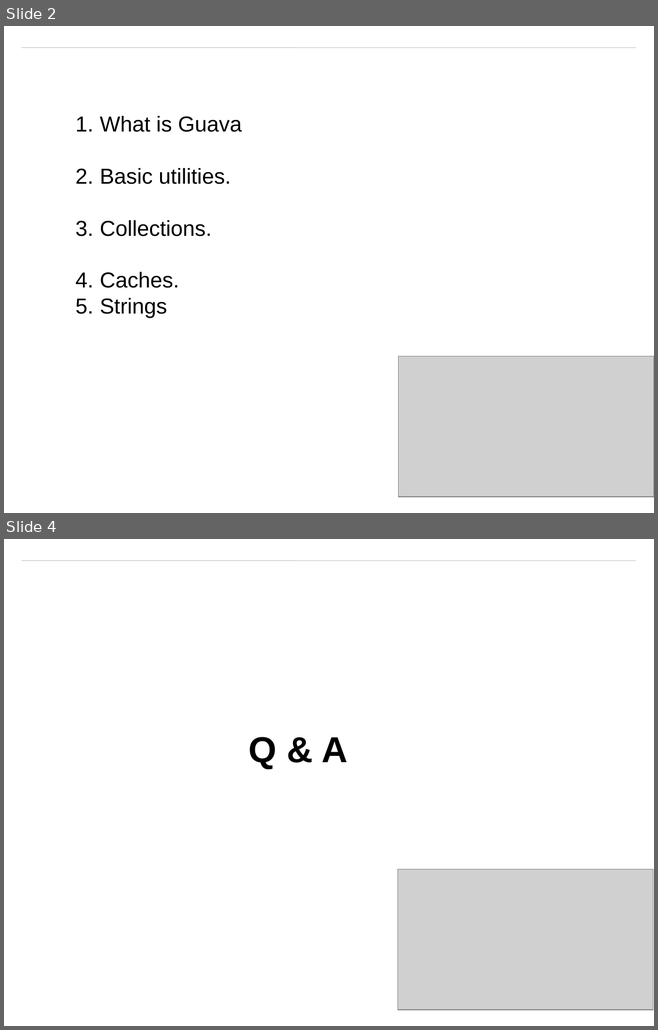
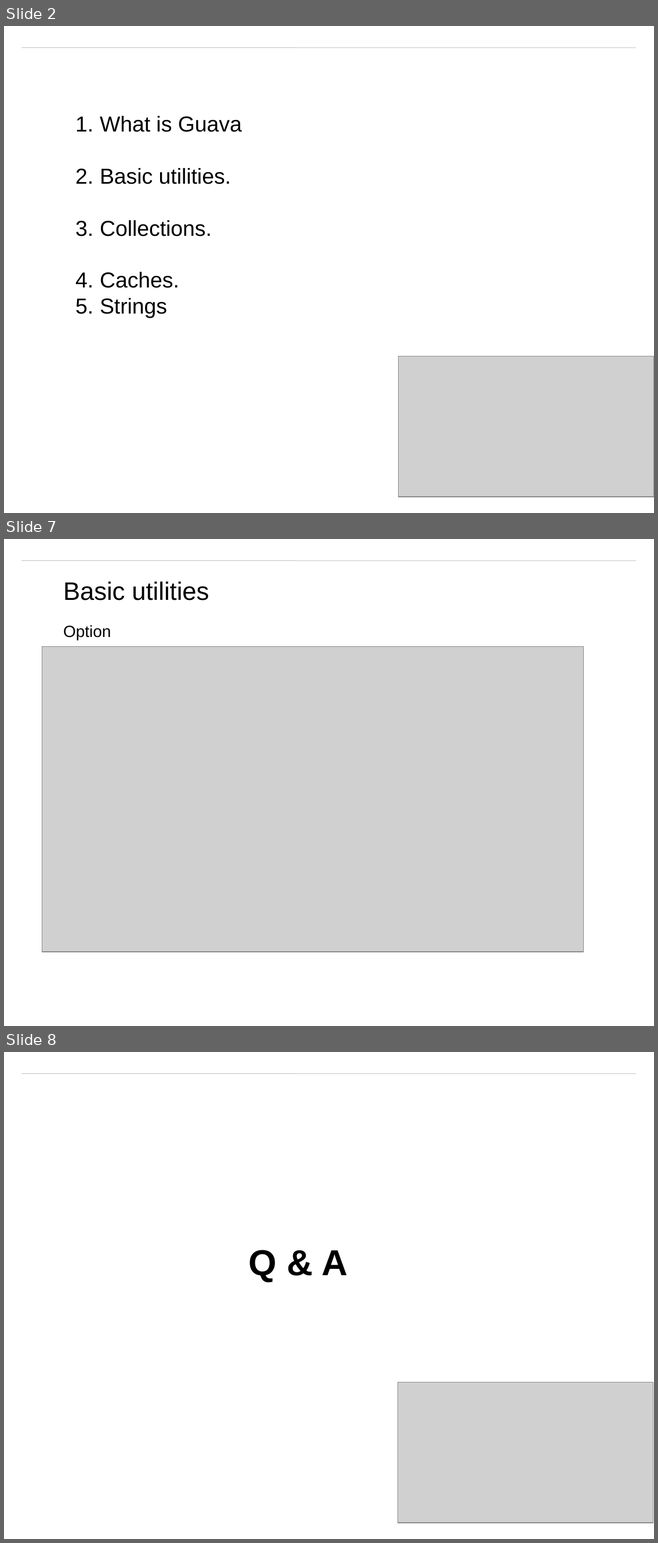
Before and after one commit to matt19870107/Guava, a slide deck: Guava.pptx. Shown one above the other, each under a label of ours: slides 2 and 4 before the commit, slides 2, 7 and 8 after it; the slides between them are not shown. The pictures are 658x1030 and 658x1543 pixels, drawn with LibreOffice and Linux fonts; fonts in the diff are those of the drawing; grey boxes stand for pictures; background and template pictures are left out. Boxes give left, top, right and bottom in pixels: in the first picture for what was removed or moved away, otherwise in the second. Text is boxed around its words. In the diff, an @@ line names an element or a change of style, - is before the commit and + after.

Commit message:
option

```diff
--- a/Guava.pptx
+++ b/Guava.pptx
@@ slide 7 added at (4, 539, 654, 1026), background #FFFFFF; not listed: 1 template element that a slide beside it also shows @@
@@ text added at (63, 581, 209, 600), 28 pt, text #000000 @@
+Basic utilities
@@ text added at (63, 625, 111, 640), 18 pt, text #000000 @@
+Option
@@ picture added at (42, 646, 583, 952) @@
@@ what was slide 4 is now slide 8 @@
```
Also in this commit, not shown: 4 other slides added, 1 slide removed, 13 other files.
